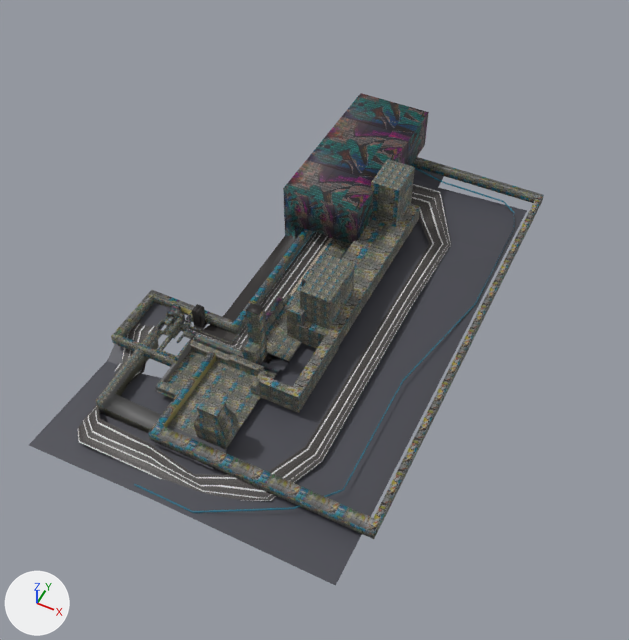
Two versions of the OBJ model src/data/decor.obj, one commit apart.
One viewpoint serves both versions: a 50 mm camera at (12997.0, -15592.0, 22277.0) aimed at (4166.0, 2069.0, 202.0). The axes (+X, +Y, +Z) are drawn at lower left. The lights are the same throughout. Where no turn or scale is listed for an object, it has been applied to the vertices.
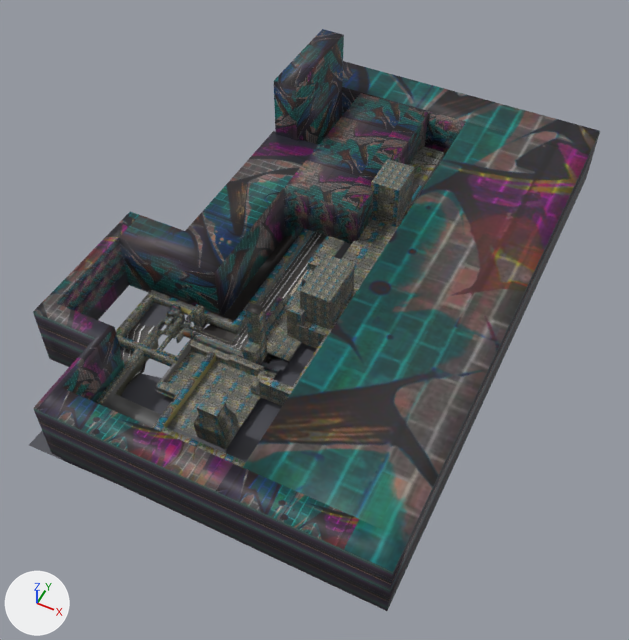
Diff of the bpy script that builds the scene:
```diff
--- a/src/data/decor.obj.py
+++ b/src/data/decor.obj.py
@@ me_cube_008 @@
 # used by ob_cube_008; location = (0.0, 0.0, 0.0)
-me_cube_008.from_pydata(...)  # 3207 vertices, 6212 faces; spans x -1719.0..9246.0, y -5994.0..12270.0, z -620.0..2269.0
+me_cube_008.from_pydata(...)  # 3417 vertices, 6632 faces; spans x -3031.0..10398.0, y -6075.0..14078.0, z -620.0..4501.0
+# me_cube_008 part 1
+# 3 vertices are removed from x 3375.0, y 5925.0..7498.0, z 67.0
+# 30 faces are deleted
+# 73 vertices are added at x -3031.0..10398.0, y -6075.0..14078.0, z -118.0..4501.0
+# 10 new vertices lie (0.0, 0.0, 221.0) away from vertices in x 403.0..754.0, y -712.0..-212.0, z 40.0
+# 9 new vertices lie (0.0, 0.0, 557.0) away from vertices in x 2895.0..3613.0, y 4053.0..7498.0, z 67.0
+# 6 new vertices lie (0.0, 5549.0, 0.0) away from vertices in x 2895.0..3613.0, y 7498.0, z -14.0..624.0
+# 5 new vertices lie (-238.0, 0.0, 0.0) away from vertices in x 3613.0, y 5925.0..13047.0, z 67.0..624.0
+# 5 new vertices lie (-1929.0, 1.0, 0.0) away from vertices in x 1142.0..1143.0, y 5633.0..8468.0, z -118.0..2179.0
+# 5 new vertices lie (-1362.0, 0.0, 0.0) away from vertices in x 2895.0, y 7498.0..13047.0, z -14.0..624.0
+# 48 new vertices lie (0.0, 0.0, 1591.0) away from vertices in x -3031.0..10398.0, y -6075.0..14078.0, z 588.0
+# 46 new vertices lie (0.0, 0.0, -706.0) away from vertices in x -3031.0..10398.0, y -6075.0..14078.0, z 588.0
+# 6 new vertices lie (-588.0, 0.0, 0.0) away from vertices in x 10391.0..10396.0, y -2639.0..9024.0, z -118.0..2179.0
+# 192 new faces join them, mat_material_013 (picture img_images_bmp)
+# 256 new faces join them, mat_material_014 (picture img_brick080_bmp)
+# 2 new faces join them, mat_material_016 (picture img_road07_bmp)
+# me_cube_008 part 2: 116 faces spanning x 527.0..812.0, y 178.0..501.0, z -14.0..764.0 switch from mat_material_016 (picture img_road07_bmp) to mat_material_013 (picture img_images_bmp)
 me_cube_008.materials.append(mat_material_014)
@@ me_cube_009 @@
 # used by ob_cube_009; location = (0.0, 0.0, 0.0)
-me_cube_009.from_pydata(...)  # 210 vertices, 416 faces; spans x 965.0..5397.0, y -2769.0..8406.0, z 25.0..2532.0
+me_cube_009.from_pydata(...)  # 228 vertices, 452 faces; spans x 965.0..5397.0, y -2769.0..11881.0, z 25.0..2532.0
+# me_cube_009 part 3
+# 4 faces are deleted
+# 6 new vertices lie (0.0, 1149.0, 0.0) away from vertices in x 3971.0..5037.0, y 8406.0, z 25.0..825.0
+# 6 new vertices lie (0.0, 1796.0, 0.0) away from vertices in x 3971.0..5037.0, y 9555.0, z 25.0..825.0
+# 6 new vertices lie (0.0, 530.0, 0.0) away from vertices in x 3971.0..5037.0, y 11351.0, z 25.0..825.0
+# 40 new faces join them
 me_cube_009.materials.append(mat_material_013)
```

Pixel boxes [x1, y1, x2, y2] of what changed, in the pictures (629 x 640 px):
'Cube.008', reshaped (11% wider, 18% taller)
    before: [29, 93, 544, 586]
    after: [29, 29, 600, 611]
'Cube.009', reshaped (9% wider)
    before: [156, 159, 420, 413]
    after: [156, 146, 444, 406]
part 1 of me_cube_008, built on
    before: [177, 238, 350, 342]
    after: [33, 29, 600, 611]
part 2 of me_cube_008, recoloured (black to grey)
    both: [192, 304, 206, 328]
part 3 of me_cube_009, built on
    after: [409, 146, 444, 204]
